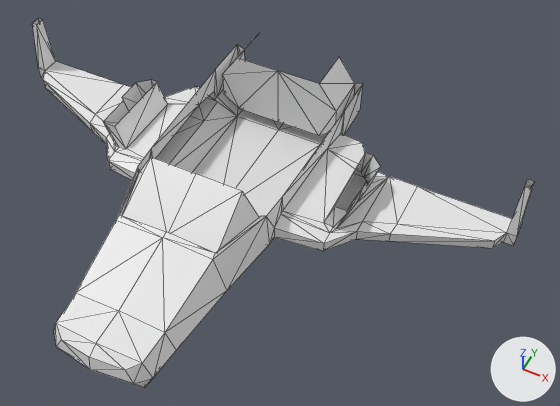
What one commit did to the OBJ model public/models/spaceship/Spaceship_interior.obj.
Camera for both pictures: a 50 mm lens placed at (32.8, -48.1, 67.7), pointed at (7.4, 2.7, 4.2). Lighting does not change. The marker at lower right points along +X, +Y and +Z. The older version comes first. Mesh edges are drawn as thin lines. Where no turn or scale is listed for an object, it has been applied to the vertices.

Objects in the first picture: 'Spaceship5_Cylinder'.
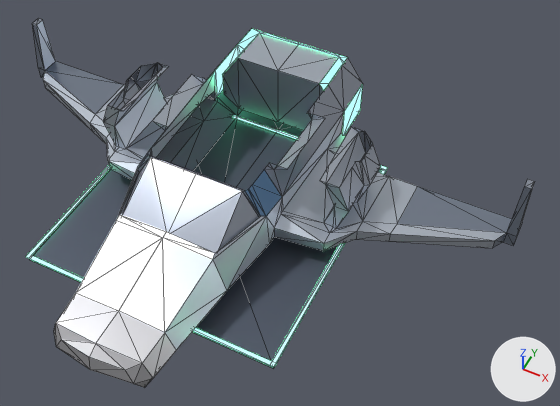
The newer file is also turned or shifted as a whole; pictures and numbers use the older file's frame.

Where the change shows, as pixel boxes (x1, y1, x2, y2) in the pictures (560 x 406 px):
'Spaceship5_Cylinder', reshaped
    before: (32, 19, 535, 387)
    after: (26, 19, 535, 387)
part 1 of me_spaceship5_cylinder, added
    after: (26, 29, 387, 368)
part 2 of me_spaceship5_cylinder, recoloured (white to light grey)
    both: (43, 71, 505, 347)
part 3 of me_spaceship5_cylinder, recoloured (white to light grey)
    both: (122, 157, 259, 253)
part 4 of me_spaceship5_cylinder, recoloured (darker)
    before: (193, 90, 328, 217)
    after: (204, 90, 304, 140)
part 5 of me_spaceship5_cylinder, recoloured
    both: (37, 20, 534, 245)
part 6 of me_spaceship5_cylinder, recoloured (white to light grey)
    both: (54, 293, 167, 387)
part 7 of me_spaceship5_cylinder, recoloured
    both: (215, 38, 363, 135)

Patch to the scene script:
```diff
--- a/public/models/spaceship/Spaceship_interior.obj.py
+++ b/public/models/spaceship/Spaceship_interior.obj.py
@@ mat_hull_main @@
+mat_hull_main = principled_material('hull_main')
+mat_hull_main.base_color = (0.55, 0.6, 0.68)  # light grey #c4cbd7
+mat_hull_main.metallic = 0.85
+mat_hull_main.roughness = 0.42
@@ mat_hull_panel @@
+mat_hull_panel = principled_material('hull_panel')
+mat_hull_panel.base_color = (0.42, 0.46, 0.54)  # light grey #adb5c2
+mat_hull_panel.metallic = 0.9
+mat_hull_panel.roughness = 0.32
@@ mat_hull_wing @@
+mat_hull_wing = principled_material('hull_wing')
+mat_hull_wing.base_color = (0.32, 0.37, 0.46)  # grey #99a4b5
+mat_hull_wing.metallic = 0.95
+mat_hull_wing.roughness = 0.28
@@ mat_engine_glow @@
+mat_engine_glow = principled_material('engine_glow')
+mat_engine_glow.base_color = (0.1, 0.13, 0.16)  # greyish blue #59656f
+mat_engine_glow.metallic = 0.6
+mat_engine_glow.roughness = 0.45
+mat_engine_glow.emission_color = (0.169, 1.0, 0.442)  # green #72ffb1
+mat_engine_glow.emission_strength = 2.695
@@ mat_hull_nose @@
+mat_hull_nose = principled_material('hull_nose')
+mat_hull_nose.base_color = (0.65, 0.65, 0.68)  # light grey #d3d3d7
+mat_hull_nose.metallic = 0.85
+mat_hull_nose.roughness = 0.38
@@ mat_hull_underbelly @@
+mat_hull_underbelly = principled_material('hull_underbelly')
+mat_hull_underbelly.base_color = (0.18, 0.2, 0.26)  # grey #767c8b
+mat_hull_underbelly.metallic = 0.85
+mat_hull_underbelly.roughness = 0.55
@@ me_spaceship5_cylinder @@
-me_spaceship5_cylinder.from_pydata(...)  # 207 vertices, 376 faces; spans x -31.9..31.9, y -22.7..22.7, z 0.0..9.9
+me_spaceship5_cylinder.from_pydata(...)  # 320 vertices, 536 faces; spans x -31.9..31.9, y -22.7..22.7, z 0.0..9.9
+# me_spaceship5_cylinder part 1: 105 vertices added at x -15.5..15.0, y -13.7..22.7, z 0.1..9.9
+# me_spaceship5_cylinder part 2: 185 faces spanning x -30.8..30.8, y -17.2..22.7, z 1.5..7.0 switch from no material to mat_hull_main (light grey #c4cbd7)
+# me_spaceship5_cylinder part 3: 6 faces spanning x -7.6..7.6, y -8.2..-2.0, z 6.1..9.7 switch from no material to mat_hull_panel (light grey #adb5c2)
+# me_spaceship5_cylinder part 4: 58 faces spanning x -31.9..31.9, y -22.7..22.7, z 0.0..2.3 switch from no material to mat_hull_underbelly (grey #767c8b)
+# me_spaceship5_cylinder part 5: 32 faces spanning x -31.9..31.9, y 6.3..12.6, z 1.8..9.9 switch from no material to mat_hull_wing (grey #99a4b5)
+# me_spaceship5_cylinder part 6: 22 faces spanning x -6.2..6.2, y -22.7..-17.2, z 0.3..4.8 switch from no material to mat_hull_nose (light grey #d3d3d7)
+# me_spaceship5_cylinder part 7: 20 faces spanning x -8.7..8.7, y 17.0..22.7, z 0.1..9.6 switch from no material to mat_engine_glow (greyish blue #59656f, glowing green #72ffb1)
+# other edits to the shape of me_spaceship5_cylinder do not show in these pictures
+me_spaceship5_cylinder.materials.append(mat_canopy_glass)  # dark blue #303f50
+me_spaceship5_cylinder.materials.append(mat_deck_floor)  # greyish blue #59616f
+me_spaceship5_cylinder.materials.append(mat_hull_trim)  # dark blue #3f5059, glowing green #72ffb1
+me_spaceship5_cylinder.materials.append(mat_console)  # greyish blue #696f81, glowing green #4fb57d
```
